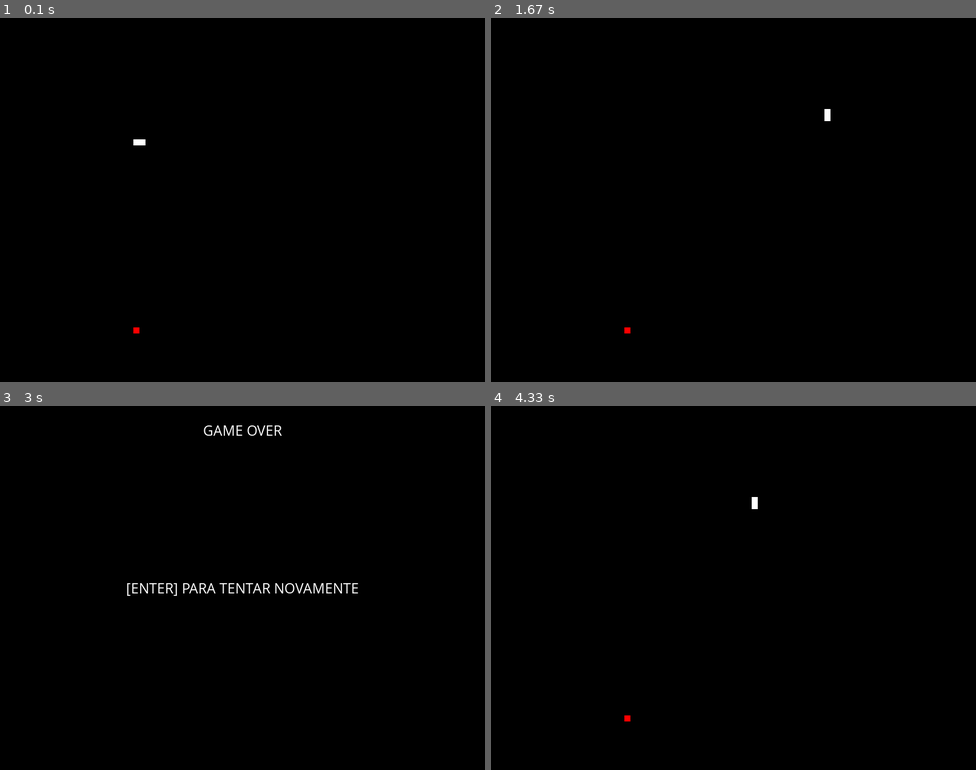
Above: before the commit, frames 1-4 (two rows, left to right).
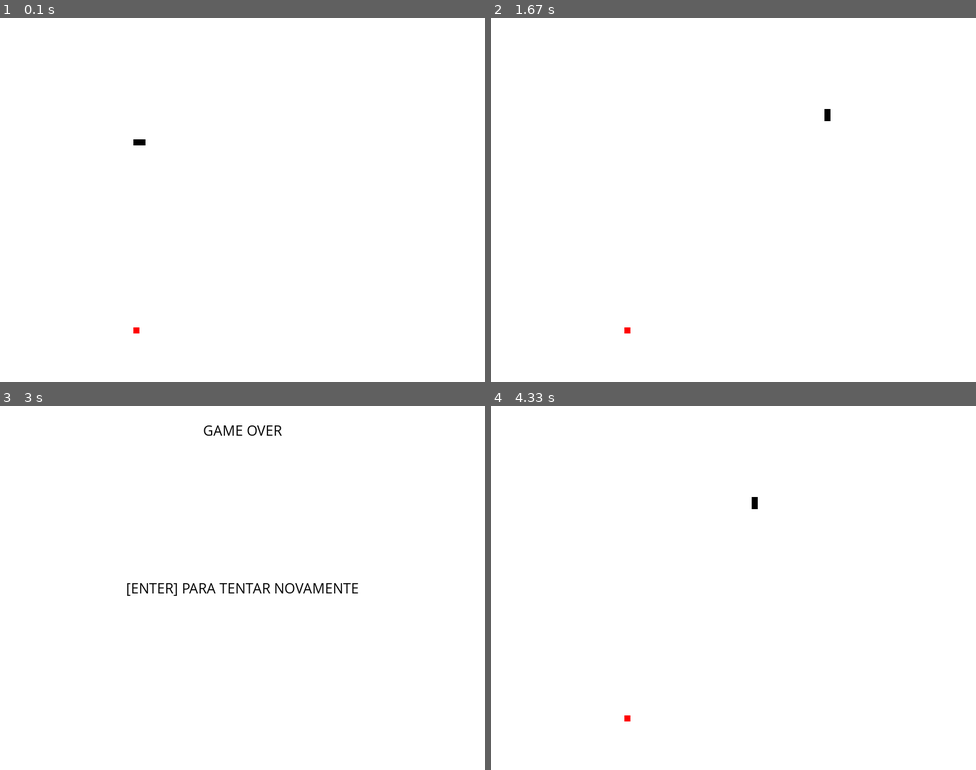
Above: after the commit, the same moments.

Repository: lucasmedeiros/pygame-minicurso
Game: pygame game, started from snake-example/snake.py
Two runs of this game, one before a commit and one after it. Both use one fixed random seed, a clock stepped at 60 frames per second and the inputs below.
Inputs:
- Up to frame 1 (0.1 s): no input
- Up to frame 2 (1.67 s): tap Space at 0.33, 0.67 s; hold Up from 1.5 s (still down)
- Up to frame 3 (3 s): release Up at 1.97 s; hold Right 2-2.47 s; hold Left from 2.5 s (still down)
- Up to frame 4 (4.33 s): release Left at 3.03 s; tap Enter at 3.4 s; hold Up from 4.17 s (still down)

The runs differ from the first frame. In frame 1, 100% of the frame differs, in the area x 0-100%, y 0-100%; in frame 2, 100%; in frame 3, 100%; in frame 4, 100%.

Commit message:
atualiza README.md

Diff:
--- a/snake-example/snake.py
+++ b/snake-example/snake.py
@@ -50,7 +50,7 @@
 snake = [(200, 200), (210, 200), (220, 200)]
 
 snake_skin = pygame.Surface((10, 10))
-snake_skin.fill(COLOR_WHITE)
+snake_skin.fill(COLOR_BLACK)
 
 apple = pygame.Surface((10, 10))
 apple.fill(COLOR_RED)
@@ -63,19 +63,19 @@
 
 clock = pygame.time.Clock()
 
-surface_gameover_text, rect_gameover_text = text_objects("GAME OVER", font, COLOR_WHITE)
+surface_gameover_text, rect_gameover_text = text_objects("GAME OVER", font, COLOR_BLACK)
 rect_gameover_text.center = ((WIDTH / 2), (HEIGHT / 15))
 
-surface_pause_text, rect_pause_text = text_objects("PAUSE", font, COLOR_WHITE)
+surface_pause_text, rect_pause_text = text_objects("PAUSE", font, COLOR_BLACK)
 rect_pause_text.center = ((WIDTH / 2), (HEIGHT / 15))
 
-surface_tryagain_text, rect_tryagain_text = text_objects("[ENTER] PARA TENTAR NOVAMENTE", font, COLOR_WHITE)
+surface_tryagain_text, rect_tryagain_text = text_objects("[ENTER] PARA TENTAR NOVAMENTE", font, COLOR_BLACK)
 rect_tryagain_text.center = ((WIDTH / 2), (HEIGHT / 2))
 
 # game main loop
 while not close:
 
-    screen.fill(COLOR_BLACK)
+    screen.fill(COLOR_WHITE)
 
     for event in pygame.event.get():
         if event.type == pygame.QUIT:
Not shown, changed: README.md
